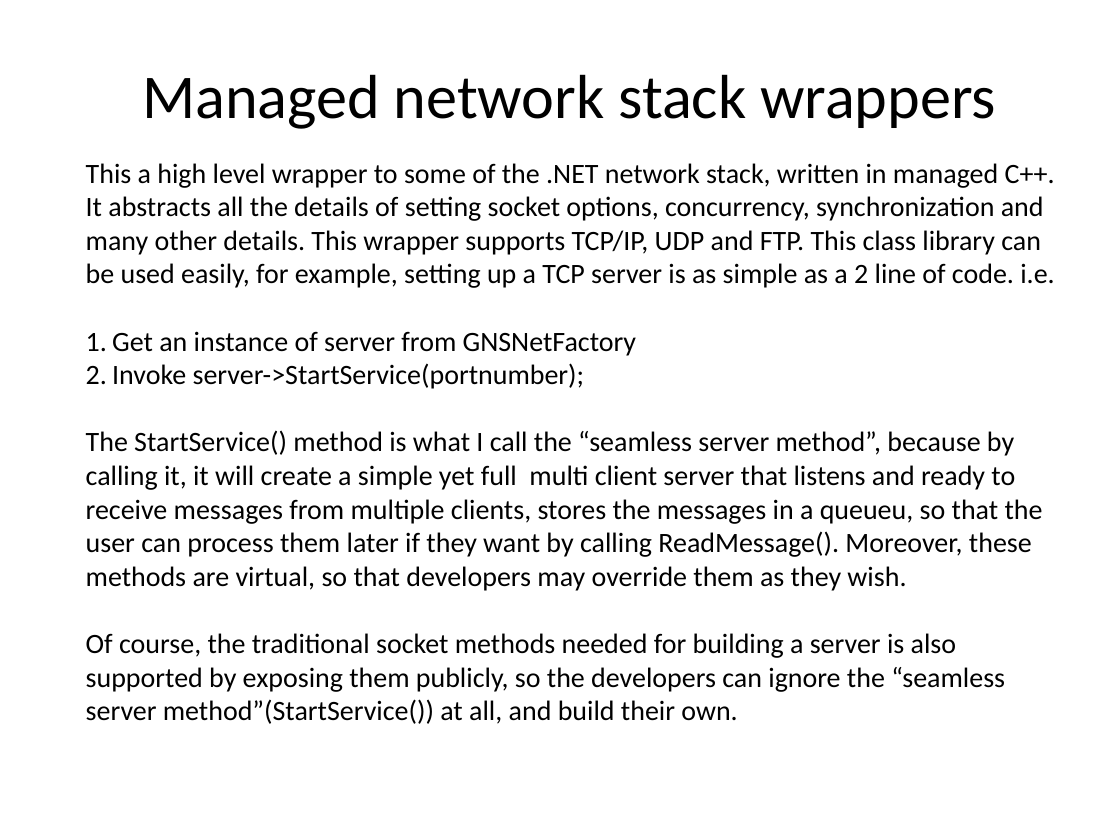
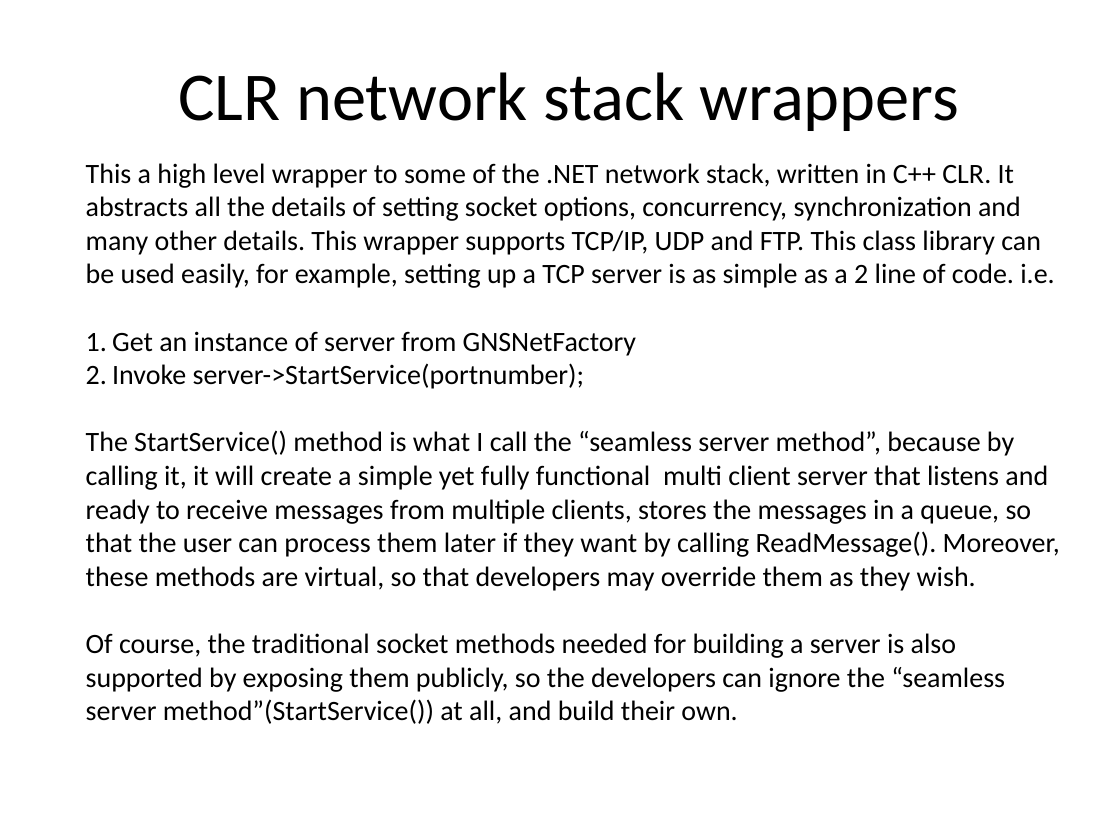
Before and after one commit to geraldselvino/GNSNet, a slide deck: slide 1 of presentation/HighLevelDesign&Usage.ppt. Drawn at 1120x840 pixels with LibreOffice and Linux fonts; fonts in the diff are those of the drawing. Boxes give left, top, right and bottom in pixels: in the first picture for what was removed or moved away, otherwise in the second. Text is boxed around its words. In the diff, an @@ line names an element or a change of style, - is before the commit and + after.

```diff
--- a/presentation/HighLevelDesign&Usage.ppt
+++ b/presentation/HighLevelDesign&Usage.ppt
@@ title at [178, 72, 960, 131]: text changed; size 40 to 44 pt @@
-Managed network stack wrappers
+CLR network stack wrappers
@@ text at [86, 163, 1054, 288]: text changed @@
-This a high level wrapper to some of the .NET network stack, written in managed C++. It abstracts all the details of setting socket options, concurrency, synchronization and many other details. This wrapper supports TCP/IP, UDP and FTP. This class library can be used easily, for example, setting up a TCP server is as simple as a 2 line of code. i.e.
+This a high level wrapper to some of the .NET network stack, written in C++ CLR. It abstracts all the details of setting socket options, concurrency, synchronization and many other details. This wrapper supports TCP/IP, UDP and FTP. This class library can be used easily, for example, setting up a TCP server is as simple as a 2 line of code. i.e.
@@ text at [86, 430, 1060, 591]: text changed @@
-The StartService() method is what I call the “seamless server method”, because by calling it, it will create a simple yet full multi client server that listens and ready to receive messages from multiple clients, stores the messages in a queueu, so that the user can process them later if they want by calling ReadMessage(). Moreover, these methods are virtual, so that developers may override them as they wish.
+The StartService() method is what I call the “seamless server method”, because by calling it, it will create a simple yet fully functional multi client server that listens and ready to receive messages from multiple clients, stores the messages in a queue, so that the user can process them later if they want by calling ReadMessage(). Moreover, these methods are virtual, so that developers may override them as they wish.
```
Also in this commit, not shown: 1 other slide changed.
